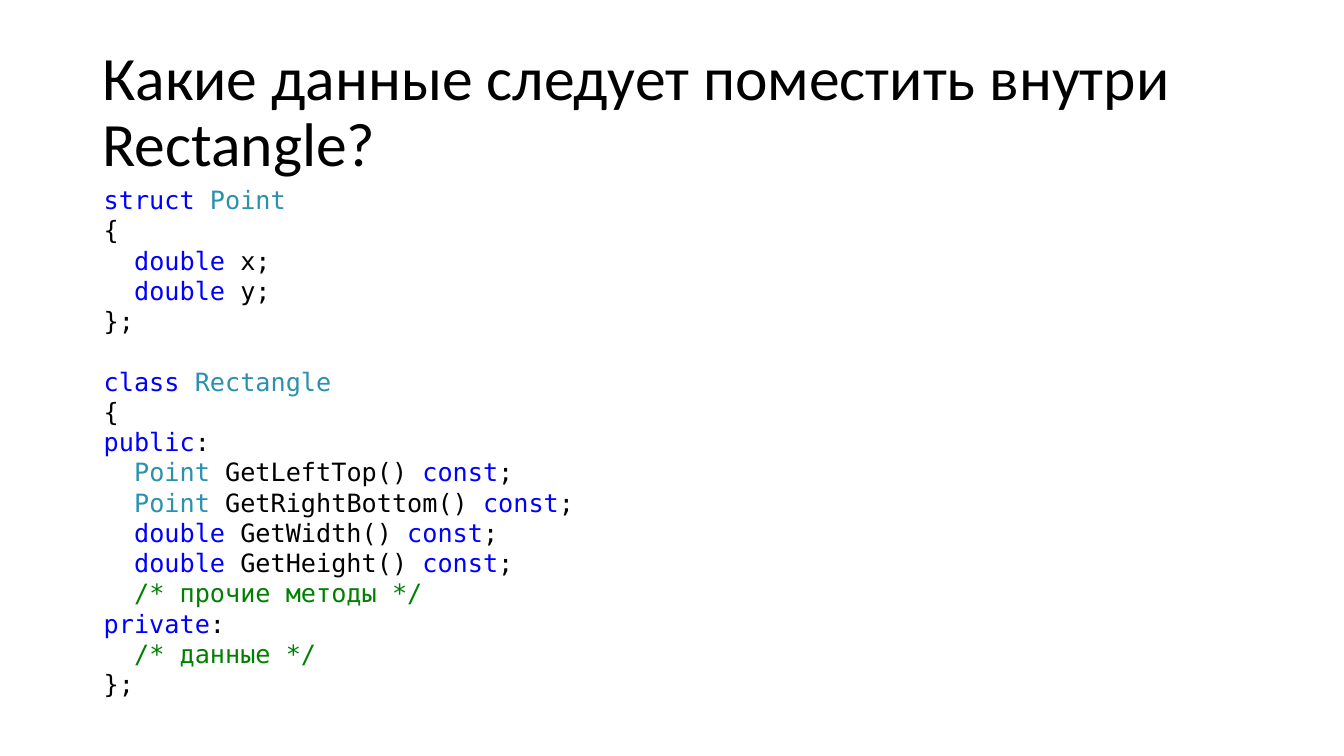
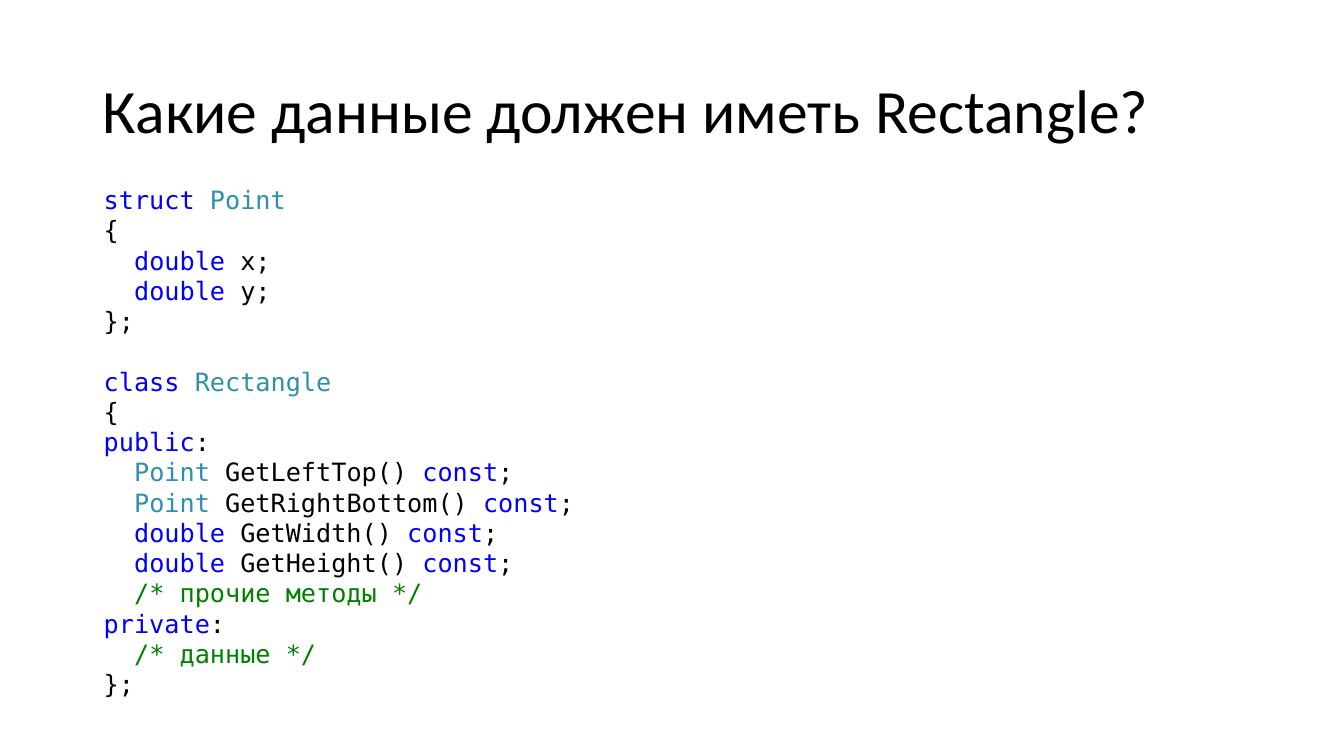
Before and after one commit to alexey-malov/oop, a slide deck: slide 50 of lectures/02/Основы ООП.pptx (slide 47 before the commit). Drawn at 1344x756 pixels with LibreOffice and Linux fonts; fonts in the diff are those of the drawing. Boxes give left, top, right and bottom in pixels: in the first picture for what was removed or moved away, otherwise in the second. Text is boxed around its words. In the diff, an @@ line names an element or a change of style, - is before the commit and + after.

```diff
--- a/lectures/02/Основы ООП.pptx
+++ b/lectures/02/Основы ООП.pptx
@@ title at <box>102,90,1149,144</box>: text changed @@
-Какие данные следует поместить внутри Rectangle?
+Какие данные должен иметь Rectangle?
```
Also in this commit, not shown: 5 other slides changed, 3 slides added, 1 slide removed, 1 other file.
